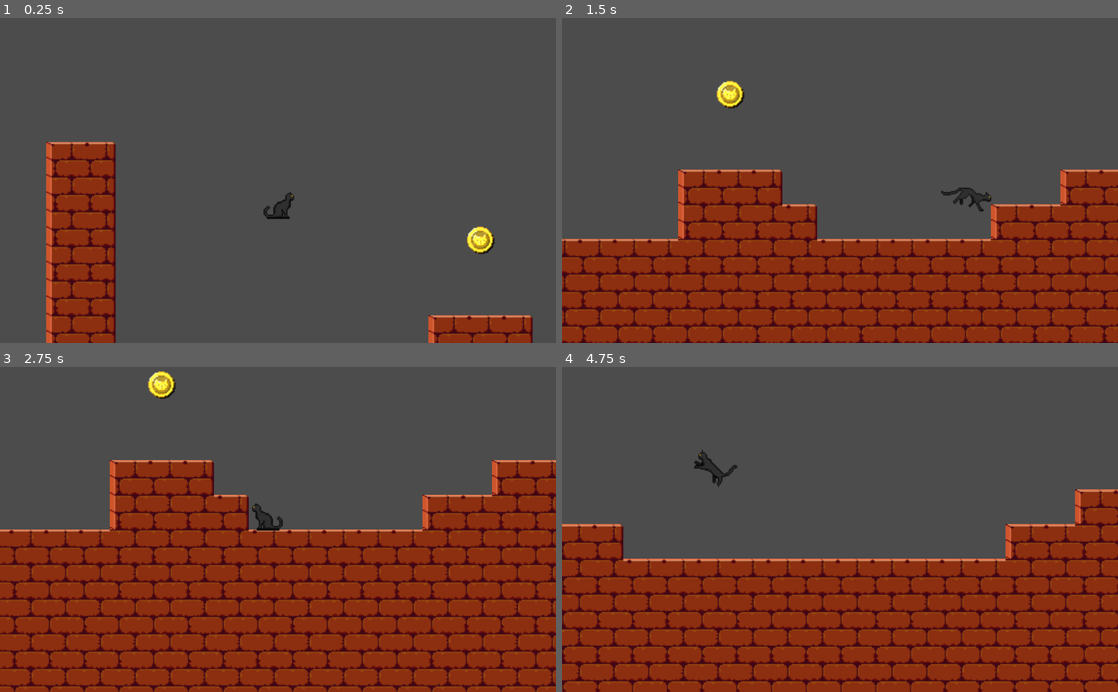
Above: before the commit, frames 1-4 (two rows, left to right).
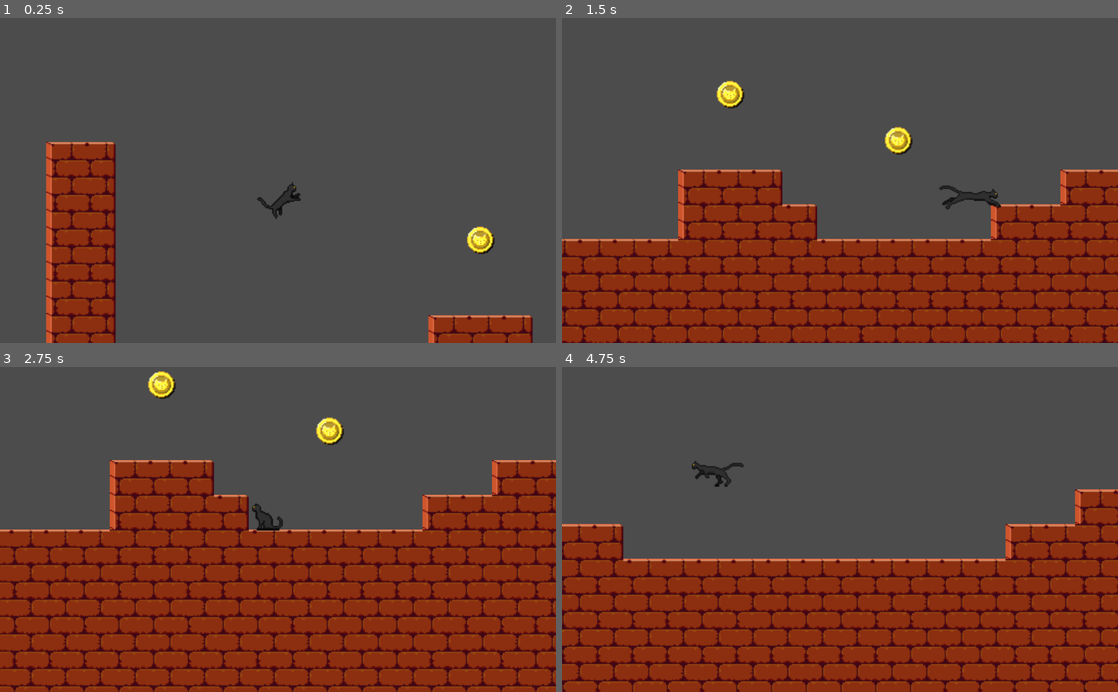
Above: after the commit, the same moments.

Repository: Kelvysb/CatRun
Game: Godot game, scene res://Src/Estagio1.tscn
Same seed, same stepped clock (60 frames per second), same inputs: the game is played once before the commit and once after it.
Inputs:
- Up to frame 1 (0.25 s): no input
- Up to frame 2 (1.5 s): hold Right (Mover_Direita) from 0.53 s (still down); tap Up (Pular) at 0.77 s
- Up to frame 3 (2.75 s): tap Up (Pular) at 1.52 s; release Right (Mover_Direita) at 2.03 s; hold Left (Mover_Esquerda) from 2.03 s (still down)
- Up to frame 4 (4.75 s): release Left (Mover_Esquerda) at 2.78 s; hold Right (Mover_Direita) 2.78-4.28 s; tap Up (Pular) at 3.02, 3.77, 4.52 s; hold Left (Mover_Esquerda) from 4.28 s (still down)

The runs differ from the first frame. In frame 1, 0.3% of the frame differs, in the area x 46-55%, y 50-62%; in frame 2, 0.6%, in the area x 58-79%, y 33-60%; in frame 3, 0.3%; in frame 4, 0.3%.

Commit message:
finalizando

Diff:
--- a/CatRun/Src/Estagio1.tscn
+++ b/CatRun/Src/Estagio1.tscn
@@ -126,3 +126,6 @@
 
 [node name="Moeda" parent="." instance=ExtResource( 3 )]
 position = Vector2( 367.527, 410.371 )
+
+[node name="Moeda2" parent="." instance=ExtResource( 3 )]
+position = Vector2( 522.334, 453 )
--- a/CatRun/Src/Moeda.tscn
+++ b/CatRun/Src/Moeda.tscn
@@ -3,9 +3,13 @@
 [ext_resource path="res://Assets/Coin.png" type="Texture" id=2]
 
 [sub_resource type="CircleShape2D" id=1]
-radius = 16.8345
+radius = 12.8328
 
-[node name="Moeda" type="KinematicBody2D"]
+[node name="Moeda" type="RigidBody2D" groups=[
+"Moedas",
+]]
+mode = 3
+gravity_scale = 0.0
 
 [node name="Sprite" type="Sprite" parent="."]
 texture = ExtResource( 2 )
--- a/CatRun/Src/Personagem.gd
+++ b/CatRun/Src/Personagem.gd
@@ -9,6 +9,7 @@
 var state_machine
 var sprite
 var movimento = Vector2.ZERO
+var moedas = 0
 
 # Called when the node enters the scene tree for the first time.
 func _ready():
@@ -39,6 +40,9 @@
 
 	var estado = "Parado"
 
+	if not is_on_floor():
+		estado = "Pulando"
+
 	if abs(movimento.x) > 50 and abs(movimento.x) <= 400:
 		estado = "Andando"
 
@@ -51,3 +55,9 @@
 			estado = "Pulando"
 
 	state_machine.travel(estado)
+
+	for i in get_slide_count():
+		var colisao = get_slide_collision(i)
+		if colisao.collider and "Moedas" in colisao.collider.get_groups():
+			colisao.collider.free()
+			moedas += 1
--- a/CatRun/Src/Personagem.tscn
+++ b/CatRun/Src/Personagem.tscn
@@ -38,8 +38,7 @@
 "values": [ 26, 39 ]
 }
 
-[sub_resource type="Animation" id=3]
-resource_name = "Parado"
+[sub_resource type="Animation" id=4]
 length = 3.0
 loop = true
 tracks/0/type = "value"
@@ -52,7 +51,7 @@
 "times": PoolRealArray( 0, 3 ),
 "transitions": PoolRealArray( 1, 1 ),
 "update": 0,
-"values": [ 0, 10 ]
+"values": [ 0, 9 ]
 }
 
 [sub_resource type="Animation" id=5]
@@ -76,20 +75,17 @@
 [sub_resource type="AnimationNodeAnimation" id=7]
 animation = "Correndo"
 
-[sub_resource type="AnimationNodeAnimation" id=8]
+[sub_resource type="AnimationNodeAnimation" id=9]
 animation = "Parado"
 
-[sub_resource type="AnimationNodeAnimation" id=9]
+[sub_resource type="AnimationNodeAnimation" id=10]
 animation = "Pulando"
 
-[sub_resource type="AnimationNodeStateMachineTransition" id=10]
+[sub_resource type="AnimationNodeStateMachineTransition" id=11]
 advance_condition = "Andando"
 
-[sub_resource type="AnimationNodeStateMachineTransition" id=11]
+[sub_resource type="AnimationNodeStateMachineTransition" id=12]
 advance_condition = "Correndo"
-
-[sub_resource type="AnimationNodeStateMachineTransition" id=12]
-advance_condition = "Pulando"
 
 [sub_resource type="AnimationNodeStateMachineTransition" id=13]
 advance_condition = "Pulando"
@@ -98,27 +94,32 @@
 advance_condition = "Pulando"
 
 [sub_resource type="AnimationNodeStateMachineTransition" id=15]
-switch_mode = 2
+advance_condition = "Pulando"
 
 [sub_resource type="AnimationNodeStateMachineTransition" id=16]
+switch_mode = 1
 advance_condition = "Parado"
 
 [sub_resource type="AnimationNodeStateMachineTransition" id=17]
+advance_condition = "Parado"
+
+[sub_resource type="AnimationNodeStateMachineTransition" id=18]
 advance_condition = "Andando"
 
-[sub_resource type="AnimationNodeStateMachine" id=18]
+[sub_resource type="AnimationNodeStateMachine" id=21]
 states/Andando/node = SubResource( 6 )
 states/Andando/position = Vector2( 490, 57 )
 states/Correndo/node = SubResource( 7 )
 states/Correndo/position = Vector2( 733, 162 )
-states/Parado/node = SubResource( 8 )
+states/Parado/node = SubResource( 9 )
 states/Parado/position = Vector2( 214, 162 )
-states/Pulando/node = SubResource( 9 )
-states/Pulando/position = Vector2( 484, 273 )
-transitions = [ "Parado", "Andando", SubResource( 10 ), "Andando", "Correndo", SubResource( 11 ), "Parado", "Pulando", SubResource( 12 ), "Andando", "Pulando", SubResource( 13 ), "Correndo", "Pulando", SubResource( 14 ), "Pulando", "Parado", SubResource( 15 ), "Andando", "Parado", SubResource( 16 ), "Correndo", "Andando", SubResource( 17 ) ]
+states/Pulando/node = SubResource( 10 )
+states/Pulando/position = Vector2( 490, 271 )
+transitions = [ "Parado", "Andando", SubResource( 11 ), "Andando", "Correndo", SubResource( 12 ), "Parado", "Pulando", SubResource( 13 ), "Andando", "Pulando", SubResource( 14 ), "Correndo", "Pulando", SubResource( 15 ), "Pulando", "Parado", SubResource( 16 ), "Andando", "Parado", SubResource( 17 ), "Correndo", "Andando", SubResource( 18 ) ]
 start_node = "Parado"
+graph_offset = Vector2( -112, 18.864 )
 
-[sub_resource type="AnimationNodeStateMachinePlayback" id=19]
+[sub_resource type="AnimationNodeStateMachinePlayback" id=22]
 
 [node name="Personagem" type="KinematicBody2D"]
 script = ExtResource( 2 )
@@ -131,20 +132,20 @@
 position = Vector2( -0.264866, -16.2649 )
 texture = ExtResource( 1 )
 hframes = 53
-frame = 6
+frame = 36
 
 [node name="AnimationPlayer" type="AnimationPlayer" parent="."]
 autoplay = "Parado"
 anims/Andando = SubResource( 2 )
-anims/Correndo = SubResource( 4 )
-anims/Parado = SubResource( 3 )
+anims/Correndo = SubResource( 3 )
+anims/Parado = SubResource( 4 )
 anims/Pulando = SubResource( 5 )
 
 [node name="AnimationTree" type="AnimationTree" parent="."]
-tree_root = SubResource( 18 )
+tree_root = SubResource( 21 )
 anim_player = NodePath("../AnimationPlayer")
 active = true
-parameters/playback = SubResource( 19 )
+parameters/playback = SubResource( 22 )
 parameters/conditions/Andando = false
 parameters/conditions/Correndo = false
 parameters/conditions/Parado = false
Not shown: 1 places in CatRun/Src/Personagem.tscn that only renumber resources
Not shown, changed: README.md
Not shown, changed: docs/Godot_76.png
Not shown, changed: docs/Godot_77.png
Not shown, changed: docs/Godot_78.png
Not shown, changed: docs/Godot_79.png
Not shown, changed: docs/Godot_80.png
Not shown, changed: docs/Godot_81.png
Not shown, added: docs/Godot_82.png
Not shown, added: docs/Godot_83.png
Not shown, added: docs/Godot_84.png
Not shown, added: docs/Godot_85.png
(and 1 more such lines)
